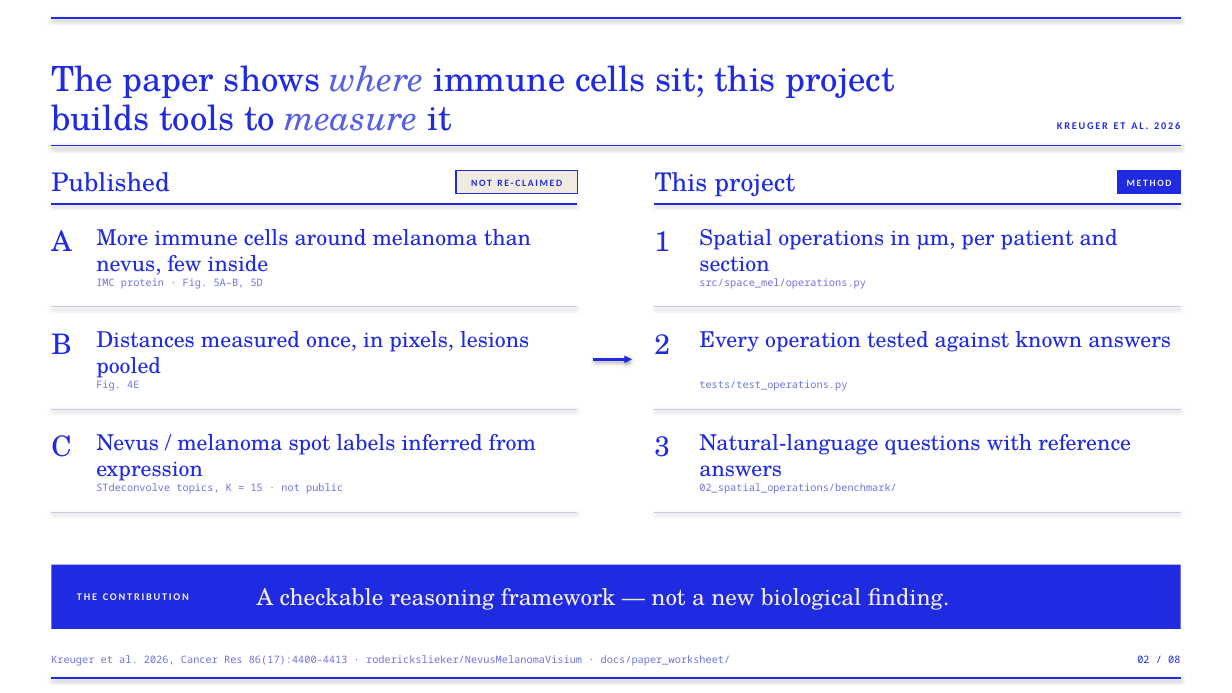
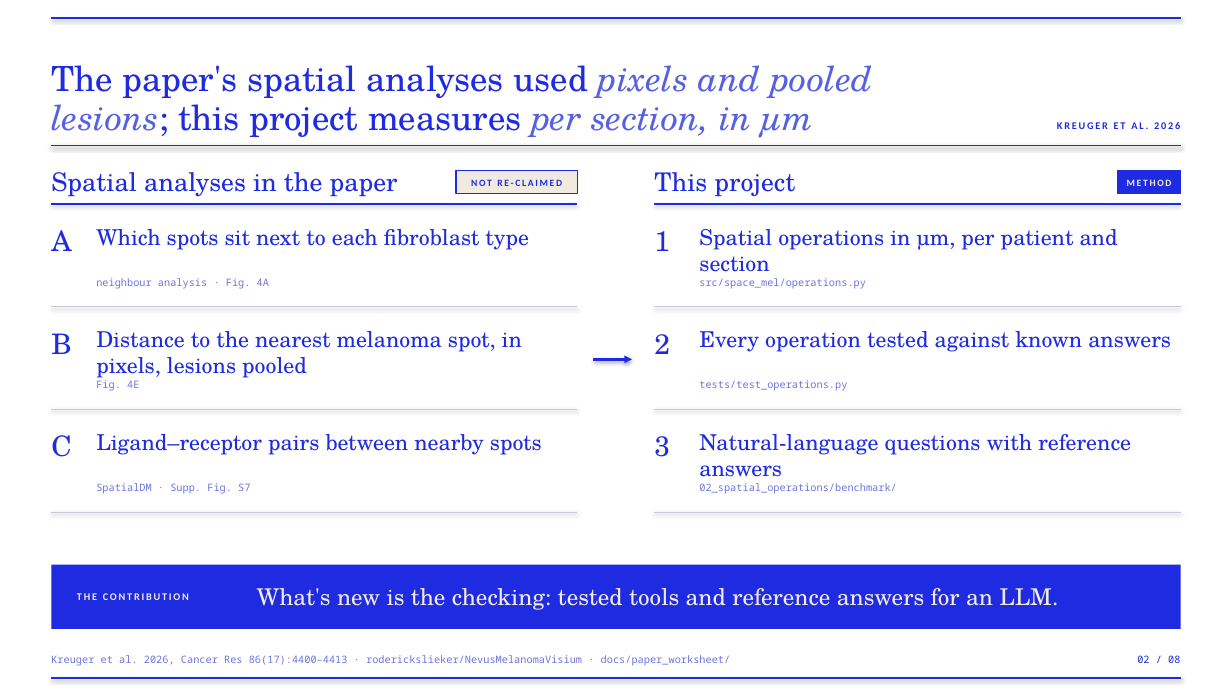
Before and after one commit to amarcalainm-oss/SpaCe-Mel_DC9, a slide deck: slide 2 of spatial-reasoning/presentation_week2/spatial_reasoning_week2.pptx. Drawn at 1232x693 pixels with LibreOffice and Linux fonts; fonts in the diff are those of the drawing; background and template pictures are left out. Boxes give left, top, right and bottom in pixels: in the first picture for what was removed or moved away, otherwise in the second. Text is boxed around its words. In the diff, an @@ line names an element or a change of style, - is before the commit and + after.

```diff
--- a/spatial-reasoning/presentation_week2/spatial_reasoning_week2.pptx
+++ b/spatial-reasoning/presentation_week2/spatial_reasoning_week2.pptx
@@ text at <box>51,65,873,137</box>: text changed @@
-The paper shows where immune cells sit; this project builds tools to measure it
+The paper's spatial analyses used pixels and pooled lesions; this project measures per section, in µm
@@ text at <box>51,172,398,197</box>: text changed @@
-Published
+Spatial analyses in the paper
@@ text at <box>96,229,529,250</box>: text changed @@
-More immune cells around melanoma than nevus, few inside
+Which spots sit next to each fibroblast type
@@ text at <box>96,278,269,289</box>: text changed @@
-IMC protein · Fig. 5A–B, 5D
+neighbour analysis · Fig. 4A
@@ text at <box>96,331,522,378</box>: text changed @@
-Distances measured once, in pixels, lesions pooled
+Distance to the nearest melanoma spot, in pixels, lesions pooled
@@ text at <box>96,434,542,455</box>: text changed @@
-Nevus / melanoma spot labels inferred from expression
+Ligand–receptor pairs between nearby spots
@@ text at <box>96,483,250,494</box>: text changed @@
-STdeconvolve topics, K = 15 · not public
+SpatialDM · Supp. Fig. S7
@@ text at <box>257,588,1058,610</box>: text changed @@
-A checkable reasoning framework — not a new biological finding.
+What's new is the checking: tested tools and reference answers for an LLM.
```
Also in this commit, not shown: 3 other slides changed, 1 slide added, 1 slide removed, 4 other files.
